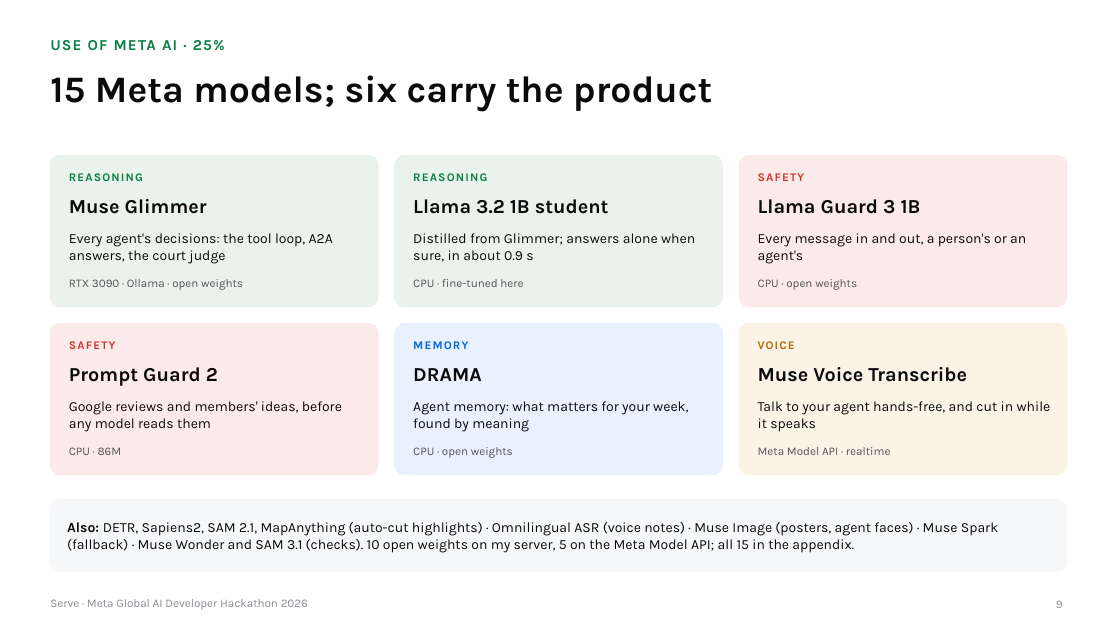
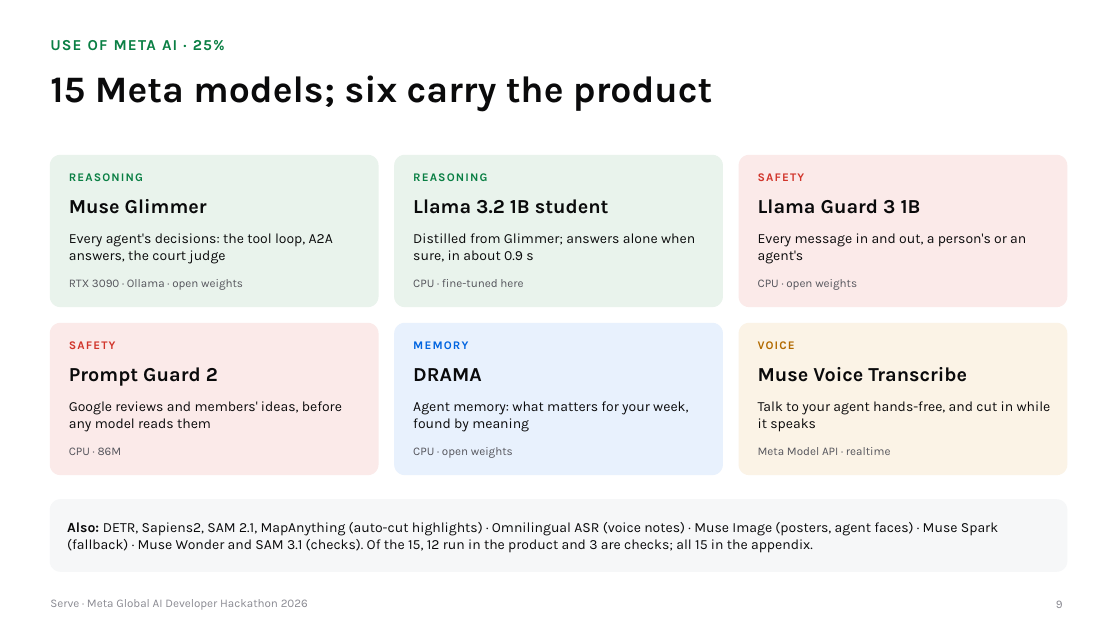
Before and after one commit to gino6178/serve-meta-hackathon, a slide deck: slide 9 of video/deck/Serve_Meta_deck.pptx. Drawn at 1120x630 pixels with LibreOffice and Linux fonts; fonts in the diff are those of the drawing. Boxes give left, top, right and bottom in pixels: in the first picture for what was removed or moved away, otherwise in the second. Text is boxed around its words. In the diff, an @@ line names an element or a change of style, - is before the commit and + after.

```diff
--- a/video/deck/Serve_Meta_deck.pptx
+++ b/video/deck/Serve_Meta_deck.pptx
@@ text at [67, 522, 998, 553]: text changed @@
-Also: DETR, Sapiens2, SAM 2.1, MapAnything (auto-cut highlights) · Omnilingual ASR (voice notes) · Muse Image (posters, agent faces) · Muse Spark (fallback) · Muse Wonder and SAM 3.1 (checks). 10 open weights on my server, 5 on the Meta Model API; all 15 in the appendix.
+Also: DETR, Sapiens2, SAM 2.1, MapAnything (auto-cut highlights) · Omnilingual ASR (voice notes) · Muse Image (posters, agent faces) · Muse Spark (fallback) · Muse Wonder and SAM 3.1 (checks). Of the 15, 12 run in the product and 3 are checks; all 15 in the appendix.
```
Also in this commit, not shown: 10 other slides changed, 2 slides removed, 2 other files.
